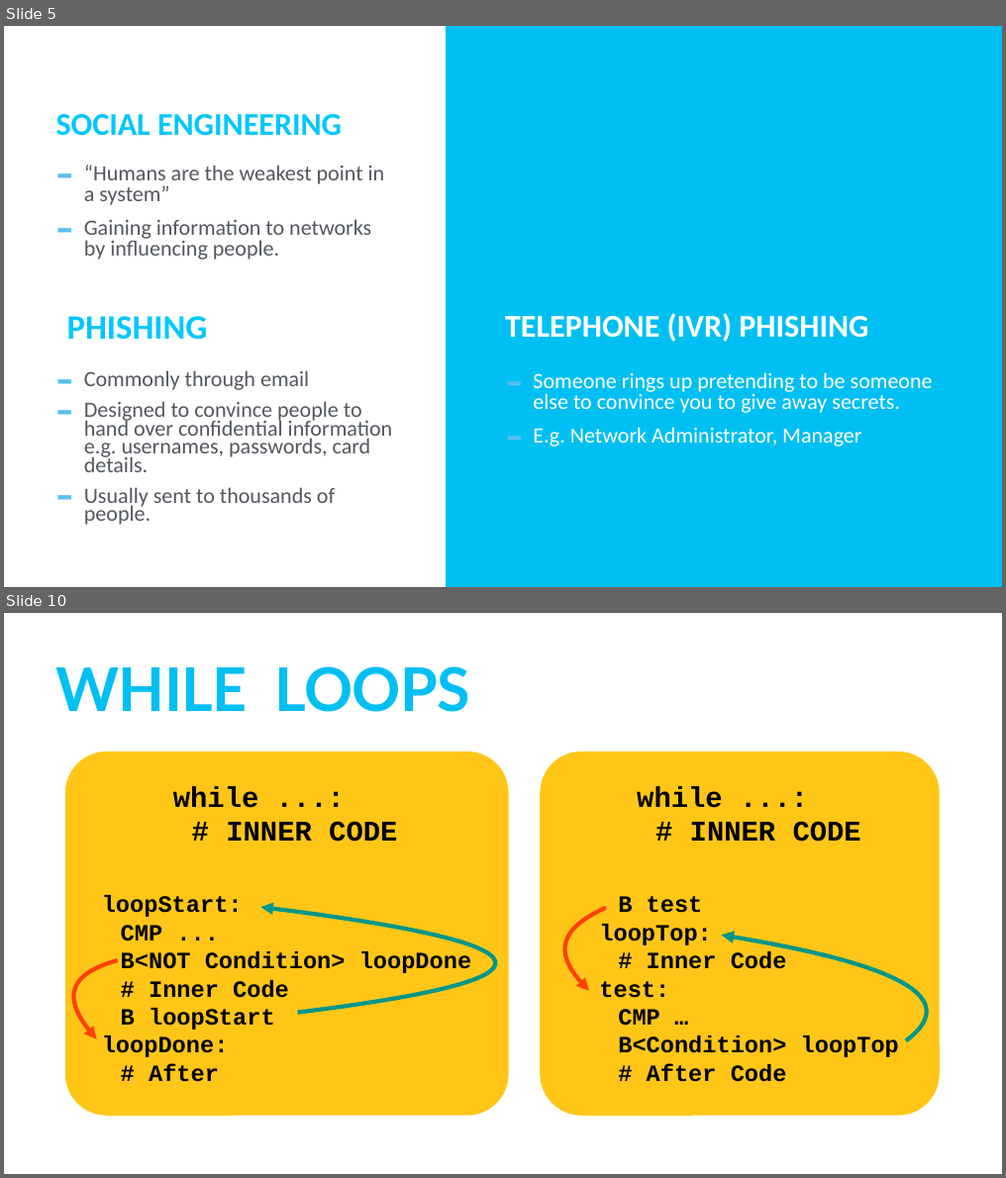
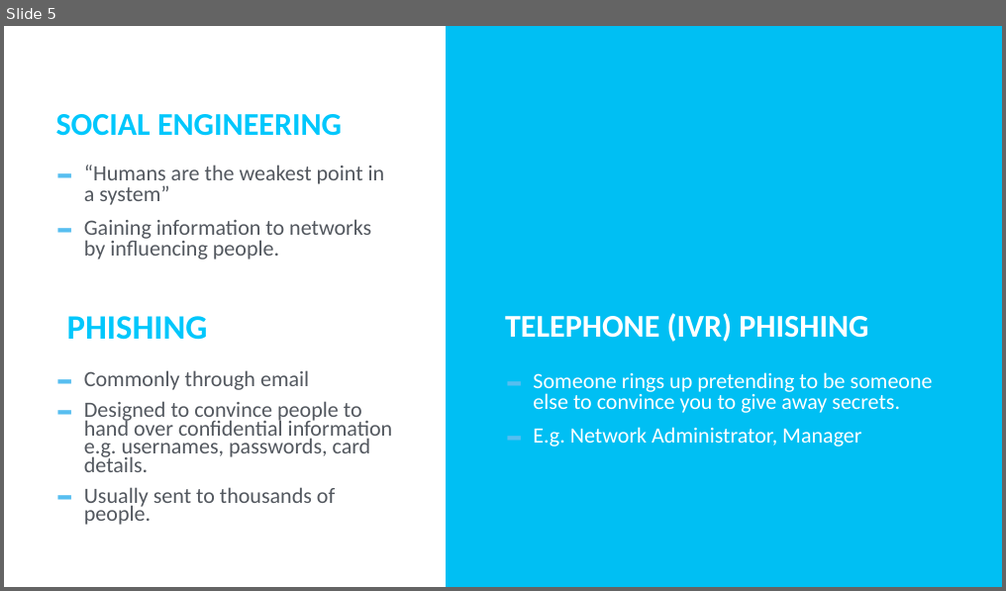
Before and after one commit to TommyWoodley/teaching, a slide deck: Y10/Attacks/AttacksPresentation.pptx. Shown one above the other, each under a label of ours: slides 5 and 10 before the commit, slide 5 after it; the slides between them are not shown. The pictures are 1006x1178 and 1006x591 pixels, drawn with LibreOffice and Linux fonts; fonts in the diff are those of the drawing. Boxes give left, top, right and bottom in pixels: in the first picture for what was removed or moved away, otherwise in the second. Text is boxed around its words. In the diff, an @@ line names an element or a change of style, - is before the commit and + after.

```diff
--- a/Y10/Attacks/AttacksPresentation.pptx
+++ b/Y10/Attacks/AttacksPresentation.pptx
@@ slide 10 removed at <box>4,613,1002,1174</box>, background #FFFFFF @@
@@ title removed at <box>56,666,470,712</box> @@
-WHILE LOOPS
@@ rounded rectangle removed at <box>65,752,509,1116</box> @@
@@ rounded rectangle removed at <box>540,752,940,1116</box> @@
@@ text removed at <box>173,786,397,842</box> @@
-while ...:
-  # INNER CODE
@@ text removed at <box>637,786,861,842</box> @@
-while ...:
-  # INNER CODE
@@ text removed at <box>102,895,471,1082</box> @@
-loopStart:
-  CMP ...
-  B<NOT Condition> loopDone
-  # Inner Code
-  B loopStart
-loopDone:
-  # After
@@ freeform shape removed at <box>260,907,494,1013</box> @@
@@ freeform shape removed at <box>566,908,606,991</box> @@
@@ text removed at <box>599,896,899,1082</box> @@
-  B test
-loopTop:
-  # Inner Code
-test:
-  CMP …
-  B<Condition> loopTop
-  # After Code
@@ freeform shape removed at <box>722,935,926,1041</box> @@
@@ freeform shape removed at <box>74,960,118,1040</box> @@
```
Also in this commit, not shown: 4 slides added, 7 other slides removed, 1 other file.
